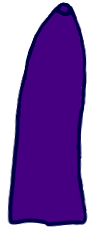
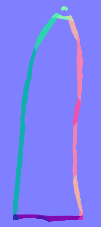
Layer changes from the first 101×227 image to the second:
added layer "Warstwa 7" above "Warstwa 6" over [0, 0, 101, 227]
added layer "Warstwa 6" above "Warstwa 5(wklejone)" over [0, 0, 101, 227]
